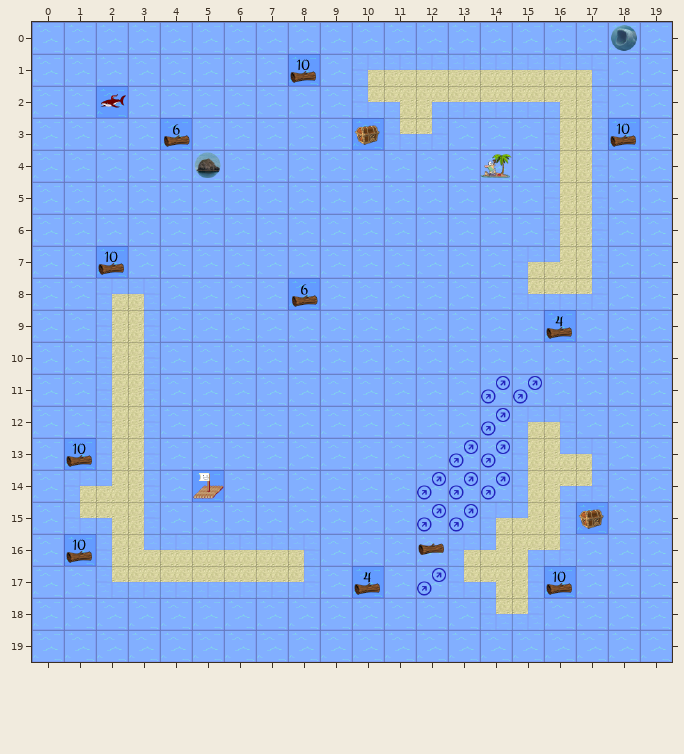
Two versions of a level (Tiled map (JSON), TechnicalPrototype/core/assets/levels/level3.json). Above: the version before the commit.
Cells are 50x50 px. Shown: x 0..19, y 0..19.
Now the later version:
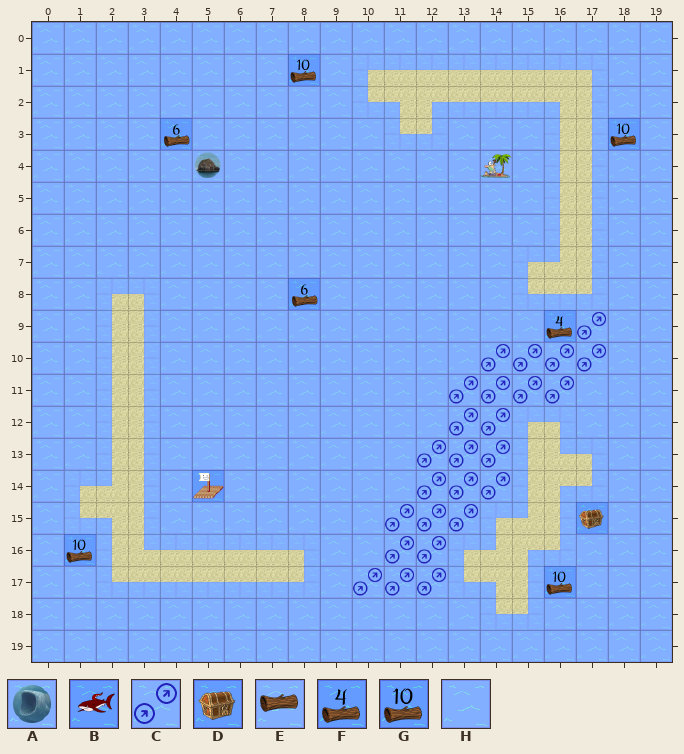
Key: from "updatedTiledSet": A 1 "Siren", B 2 "Enemy", C 3, D 14, E 15, F 18, G 24, H 41.
_ is an empty cell.
Difference:
Layer "Land" (removed):
The edit erases tile H in row 9 at x 17; in row 10 at x 14 to 17; in row 11 at x 13 and 16; in row 12 at x 13; in row 13 at x 12; in rows 15 to 17 at x 11.
Layer "Environment":
The author put tile C in row 9 at x 17; in row 10 at x 14 to 17; in row 11 at x 13 and 16; in row 12 at x 13; in row 13 at x 12; in rows 15 to 16 at x 11.
The author put tile C in row 17 at x 10 to 11.
The author put tile H in row 0 at x 18; in row 2 at x 2; in row 3 at x 10; in row 7 at x 2; in row 13 at x 1.
Layer "Collectable":
The edit erases tile D in row 3 at x 10.
The edit erases tile E in row 16 at x 12.
The edit erases tile F in row 17 at x 10.
The edit erases tile G in row 7 at x 2; in row 13 at x 1.
Layer "Enemy" (removed):
The edit erases tile A in row 0 at x 18.
The edit erases tile B in row 2 at x 2.
